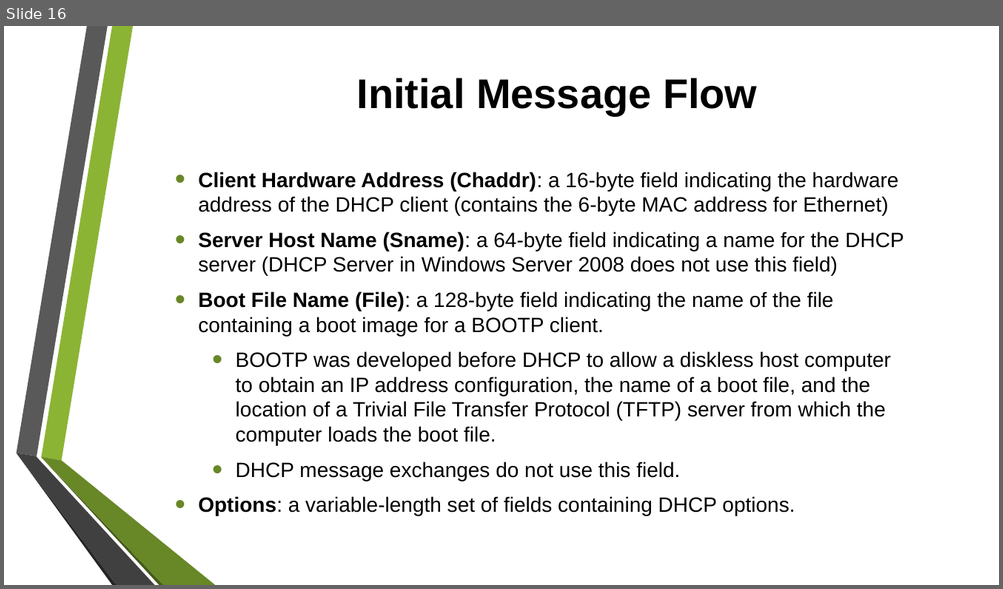
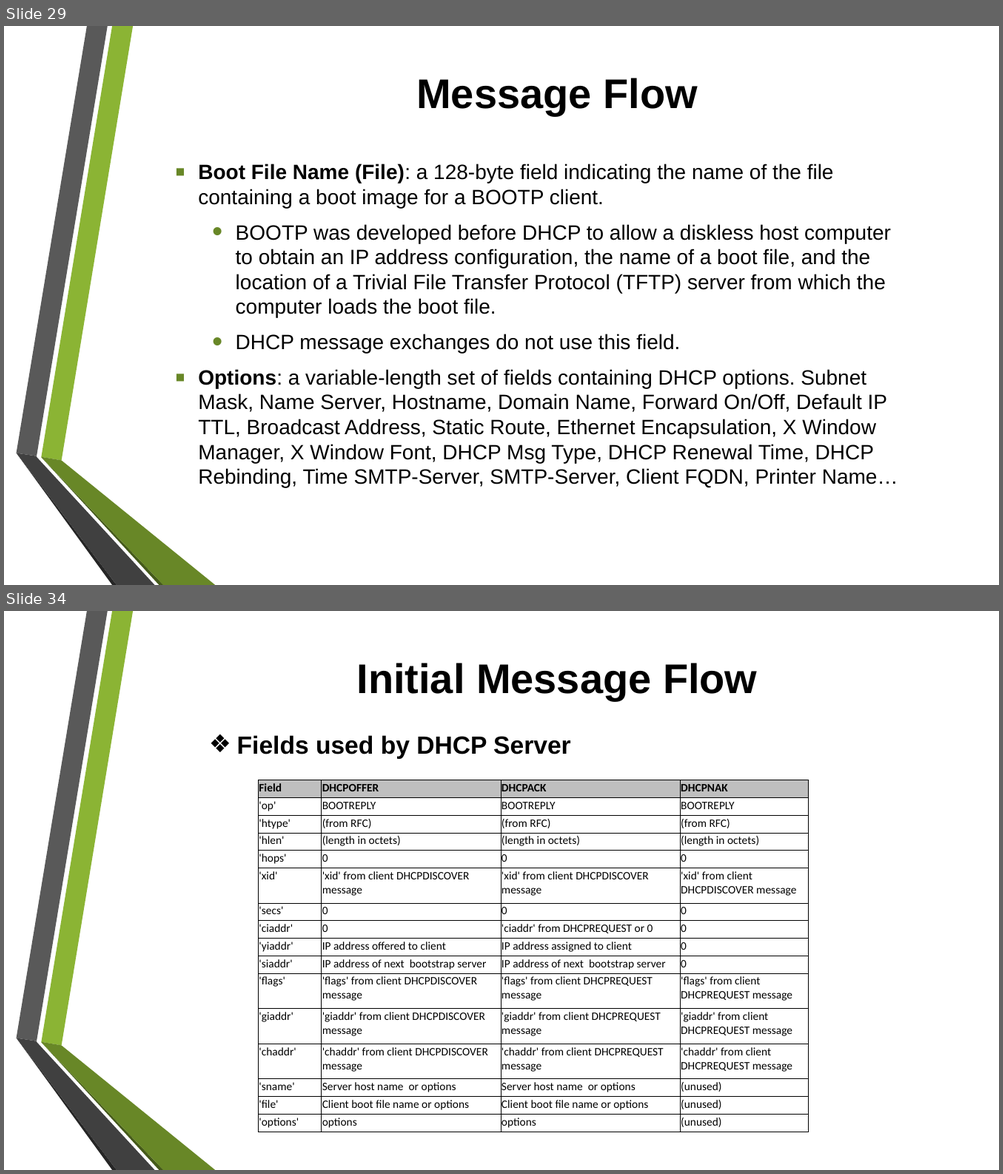
Before and after one commit to tiendatdk3493/Tai_Lieu, a slide deck: Dynamic Host Configuration Protocol (DHCP) Overview.pptx. Shown one above the other, each under a label of ours: slide 16 before the commit, slides 29 and 34 after it; the slides between them are not shown. The pictures are 1003x589 and 1003x1174 pixels, drawn with LibreOffice and Linux fonts; fonts in the diff are those of the drawing; background and template pictures are left out. Boxes give left, top, right and bottom in pixels: in the first picture for what was removed or moved away, otherwise in the second. Text is boxed around its words. In the diff, an @@ line names an element or a change of style, - is before the commit and + after.

```diff
--- a/Dynamic Host Configuration Protocol (DHCP) Overview.pptx
+++ b/Dynamic Host Configuration Protocol (DHCP) Overview.pptx
@@ slide 34 added at [4,611,999,1170], background picture (left out); not listed: 6 template elements that a slide beside it also shows @@
@@ title added at [357,663,757,701], 40 pt, text #000000, bold @@
+Initial Message Flow
@@ text added at [237,735,571,759], 24 pt, text #000000, bold @@
+❖ Fields used by DHCP Server
@@ table added at [259,780,808,1133], 16 rows, 4 columns @@
+Field | DHCPOFFER | DHCPACK | DHCPNAK
+'op' | BOOTREPLY | BOOTREPLY | BOOTREPLY
+'htype' | (from RFC) | (from RFC) | (from RFC)
+'hlen' | (length in octets) | (length in octets) | (length in octets)
+'hops' | 0 | 0 | 0
+'xid' | 'xid' from client DHCPDISCOVER message | 'xid' from client DHCPDISCOVER message | 'xid' from client DHCPDISCOVER message
+'secs' | 0 | 0 | 0
+'ciaddr' | 0 | 'ciaddr' from DHCPREQUEST or 0 | 0
+'yiaddr' | IP address offered to client | IP address assigned to client | 0
+'siaddr' | IP address of next bootstrap server | IP address of next bootstrap server | 0
+'flags' | 'flags' from client DHCPDISCOVER message | 'flags' from client DHCPREQUEST message | 'flags' from client DHCPREQUEST message
+'giaddr' | 'giaddr' from client DHCPDISCOVER message | 'giaddr' from client DHCPREQUEST message | 'giaddr' from client DHCPREQUEST message
+'chaddr' | 'chaddr' from client DHCPDISCOVER message | 'chaddr' from client DHCPREQUEST message | 'chaddr' from client DHCPREQUEST message
+'sname' | Server host name or options | Server host name or options | (unused)
+'file' | Client boot file name or options | Client boot file name or options | (unused)
+'options' | options | options | (unused)
@@ what was slide 16 is now slide 29 @@
@@ slide 29 changed as well @@
@@ title at [416,78,697,116]: text changed @@
-Initial Message Flow
+Message Flow
@@ text "Boot File Name (File): a ..." at [198,164,898,488]: vertical alignment middle to top @@
@@ text at [198,172,903,276]: paragraphs removed @@
-• Client Hardware Address (Chaddr): a 16-byte field indicating the hardware address of the DHCP client (contains the 6-byte MAC address for Ethernet)
-• Server Host Name (Sname): a 64-byte field indicating a name for the DHCP server (DHCP Server in Windows Server 2008 does not use this field)
@@ text at [198,164,834,208]: bullet • to ▪ @@
@@ text at [198,369,898,488]: text changed @@
-• Options: a variable-length set of fields containing DHCP options.
+▪ Options: a variable-length set of fields containing DHCP options. Subnet Mask, Name Server, Hostname, Domain Name, Forward On/Off, Default IP TTL, Broadcast Address, Static Route, Ethernet Encapsulation, X Window Manager, X Window Font, DHCP Msg Type, DHCP Renewal Time, DHCP Rebinding, Time SMTP-Server, SMTP-Server, Client FQDN, Printer Name…
```
Also in this commit, not shown: 8 other slides changed, 22 other slides added, 1 slide removed, 1 other file.
